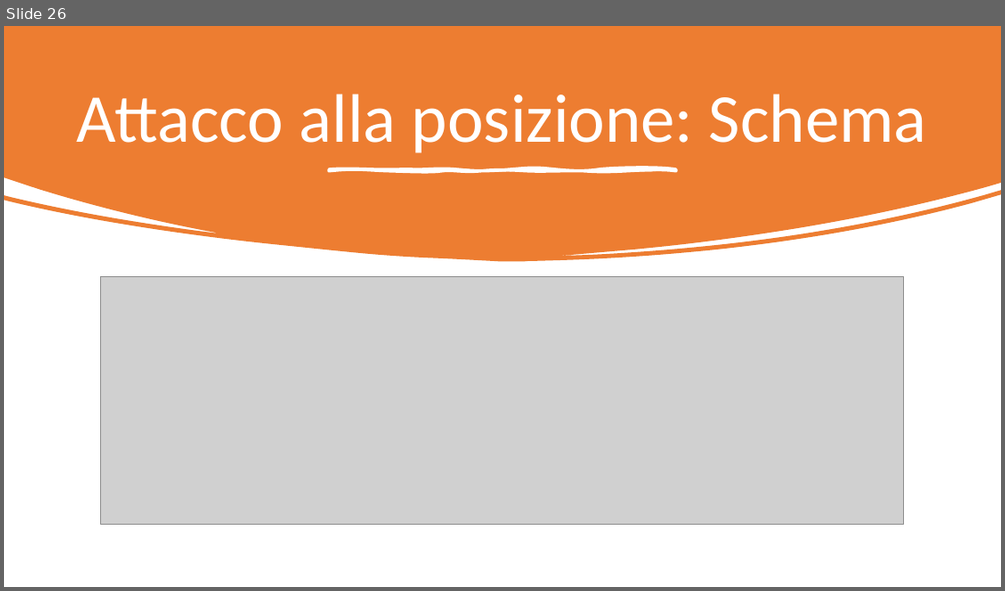
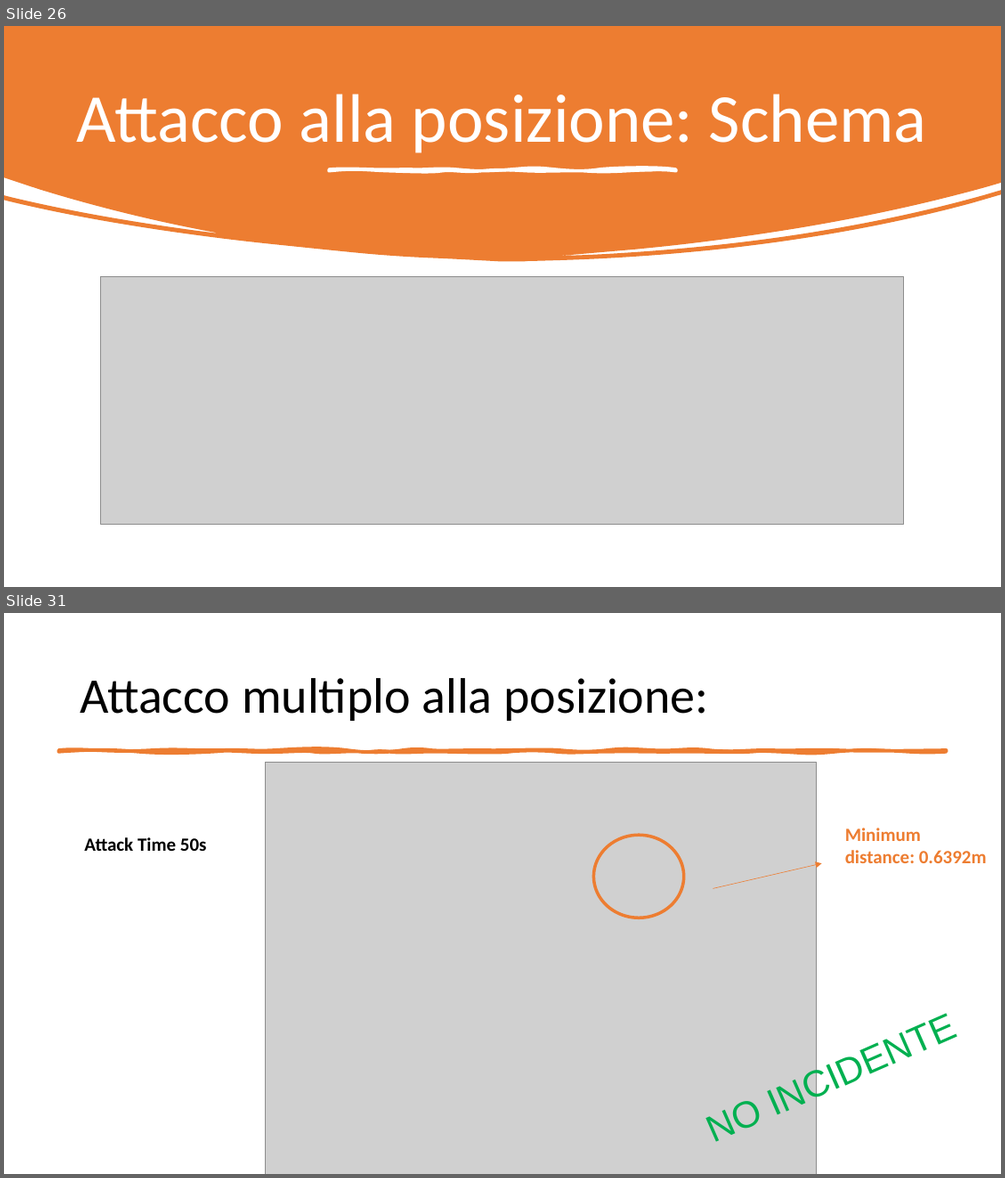
Before and after one commit to gerti98/FormalMethodsProject, a slide deck: Leading Car – Following Car.pptx. Shown one above the other, each under a label of ours: slide 26 before the commit, slides 26 and 31 after it; the slides between them are not shown. The pictures are 1005x591 and 1005x1178 pixels, drawn with LibreOffice and Linux fonts; fonts in the diff are those of the drawing; grey boxes stand for pictures. Boxes give left, top, right and bottom in pixels: in the first picture for what was removed or moved away, otherwise in the second. Text is boxed around its words. In the diff, an @@ line names an element or a change of style, - is before the commit and + after.

```diff
--- a/Leading Car – Following Car.pptx
+++ b/Leading Car – Following Car.pptx
@@ slide 31 added at (4, 613, 1001, 1174), background #FFFFFF @@
@@ title added at (80, 678, 708, 721), 48 pt, text #000000 @@
+Attacco multiplo alla posizione:
@@ freeform shape added at (58, 750, 947, 751), fill #ED7D31, outline #ED7D31 3.25 pt @@
@@ picture added at (265, 763, 816, 1174) @@
@@ text added at (84, 837, 207, 851), 18 pt, text #000000, bold @@
+Attack Time 50s
@@ ellipse added at (594, 835, 685, 918), outline #ED7D31 3 pt @@
@@ text added at (845, 827, 987, 863), 18 pt, text #ED7D31, bold @@
+Minimum distance: 0.6392m
@@ arrow added from (713, 888) to (822, 863), #ED7D31 0.5 pt @@
@@ text added at (713, 1103, 765, 1142), 36 pt, text #00B050 @@
+NO INCIDENTE
```
Also in this commit, not shown: 5 slides changed, 2 other slides added, 2 slides removed, 6 other files.
